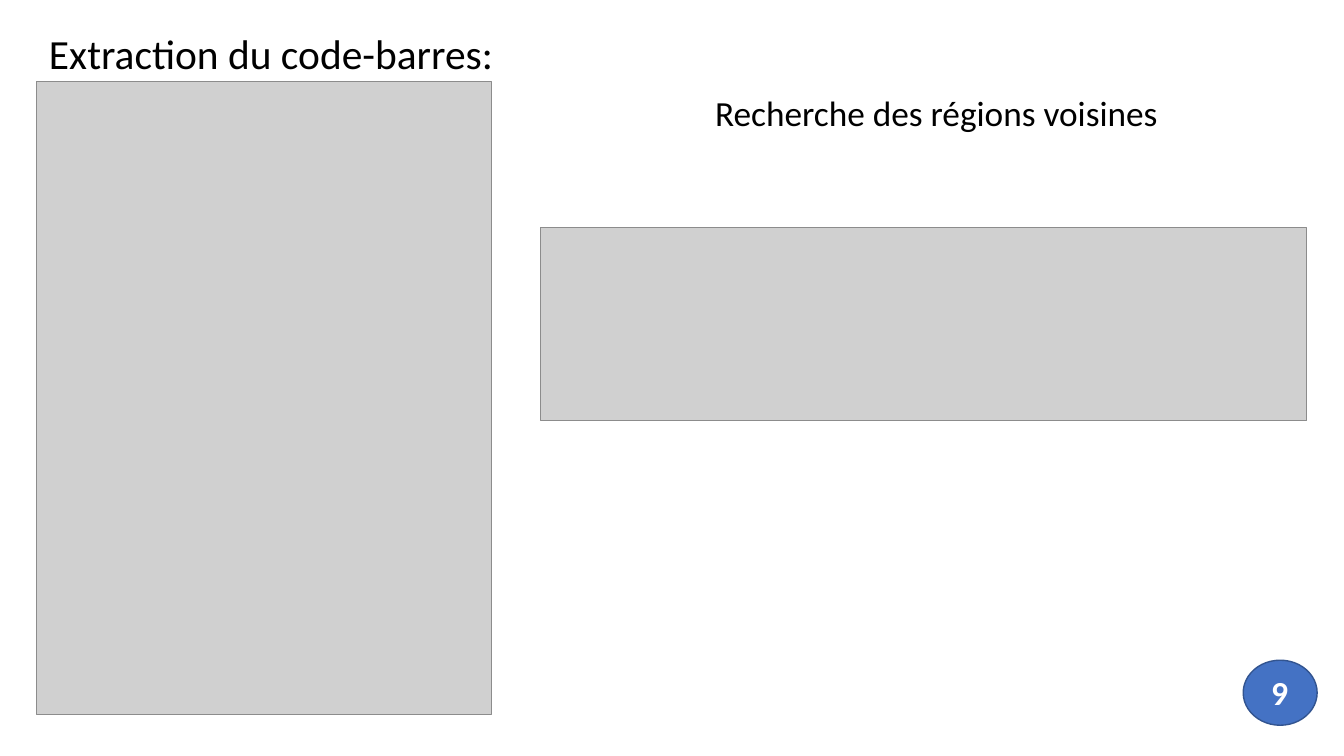
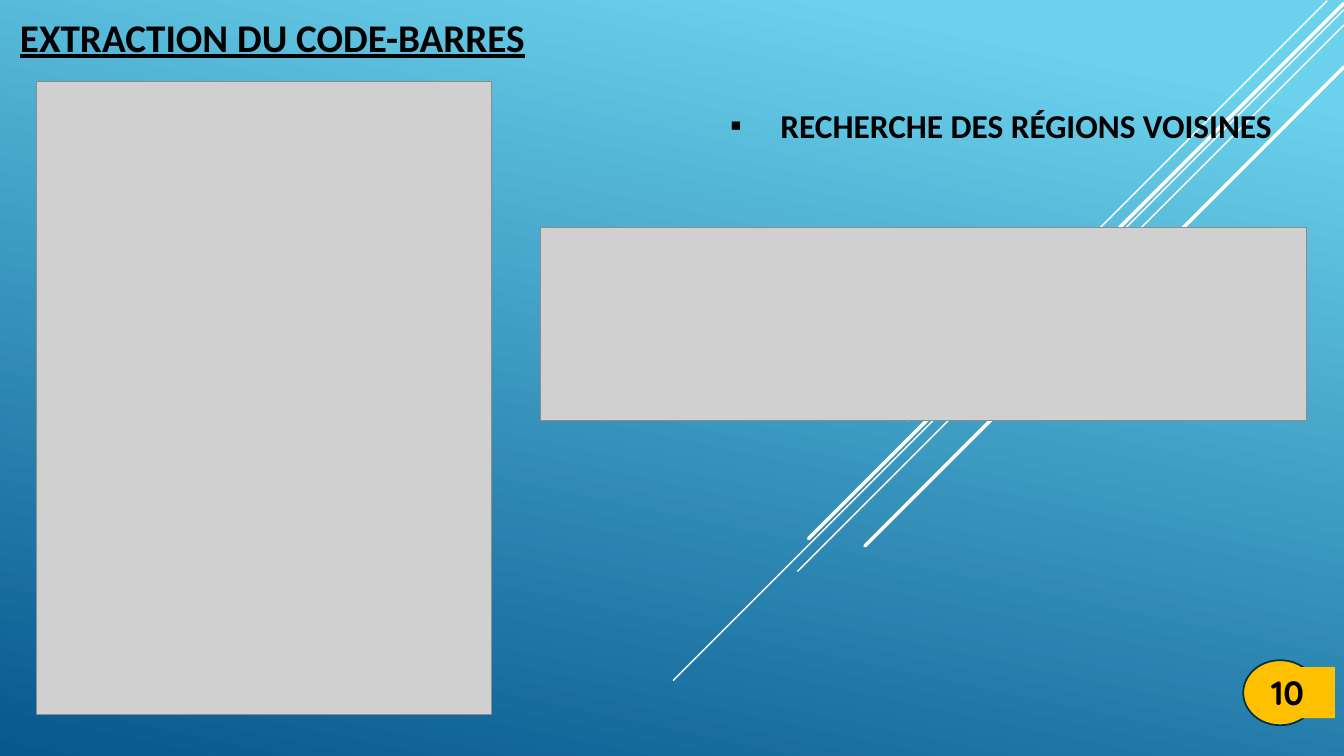
Before and after one commit to gmetras2001/EAN13-Barcode-Reader, a slide deck: slide 11 of Notre rapport/diapo code-barres.pptx. Drawn at 1344x756 pixels with LibreOffice and Linux fonts; fonts in the diff are those of the drawing; grey boxes stand for pictures. Boxes give left, top, right and bottom in pixels: in the first picture for what was removed or moved away, otherwise in the second. Text is boxed around its words. In the diff, an @@ line names an element or a change of style, - is before the commit and + after.

```diff
--- a/Notre rapport/diapo code-barres.pptx
+++ b/Notre rapport/diapo code-barres.pptx
@@ background #FFFFFF to gradient #6ED2EB to #06588E @@
@@ text at bbox=[20, 26, 525, 58]: text changed; size 29.6 to 28 pt; bold on @@
-Extraction du code-barres:
+EXTRACTION DU CODE-BARRES
@@ line added from (1344, 10) to (674, 681), #FFFFFF 1 pt @@
@@ line added from (1344, 25) to (798, 572), #FFFFFF 1 pt @@
@@ line added from (1344, 4) to (809, 538), #FFFFFF 2.5 pt @@
@@ line added from (1327, 1) to (907, 421), #FFFFFF 1 pt @@
@@ line added from (1344, 68) to (865, 546), #FFFFFF 2.5 pt @@
@@ text at bbox=[780, 111, 1272, 147]: text changed; size 25.2 to 23.8 pt; bold on @@
-Recherche des régions voisines
+▪ RECHERCHE DES RÉGIONS VOISINES
@@ ellipse at bbox=[1243, 660, 1317, 726]: fill #4472C4 to #FFC000; outline #325491 1 pt to #043148 1.25 pt @@
@@ rectangle "10": place and size @@
-rectangle "10" at bbox=[1271, 683, 1288, 705]
+rectangle "10" at bbox=[1261, 667, 1335, 718]
@@ rectangle "10" at bbox=[1261, 667, 1335, 718]: fill none to #FFC000 @@
@@ text in rectangle at bbox=[1271, 681, 1304, 706]: text changed; font Calibri to Quicksand; text colour #FFFFFF to #000000 @@
-9
+10
```
Also in this commit, not shown: 14 other slides changed.
